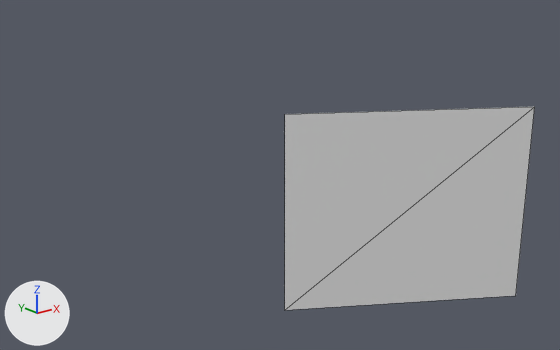
The glTF model content/proxies/UN_ninfeo_1.glb, before and after one commit.
Before and after are seen from a camera (50 mm lens) standing at (-278.45, 398.75, 553.83) and looking at (-270.19, 409.08, 549.7). Arrows for +X, +Y and +Z are at lower left; the lights stay in place. Mesh edges are drawn as thin lines. Where no turn or scale is listed for an object, it has been applied to the vertices.

In view in the first picture: 'UN_ninfeo_1'.
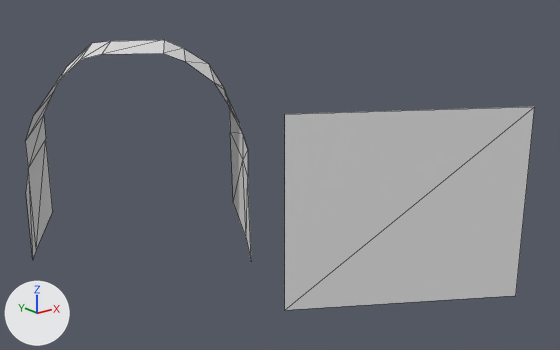
Boxes (x1, y1, x2, y2) around the edits, measured in the pictures (560 x 350 px):
'UN_ninfeo_1', reshaped (104% wider, 33% taller)
    before: (285, 107, 535, 310)
    after: (25, 40, 535, 310)
part 1 of me_plane_005, added
    after: (25, 40, 251, 259)

What changed in the scene script:
```text
Change me_plane_005:
    used by ob_un_ninfeo_1; location = (-270.09, 407.5, 548.7)
    remove me_plane_005.from_pydata(...)  # 4 vertices, 2 faces; spans x -0.86..2.68, y -1.61..0.51, z -1.0..2.4
    add me_plane_005.from_pydata(...)  # 39 vertices, 38 faces; spans x -3.97..2.68, y -1.61..5.72, z -1.0..3.18
    me_plane_005 part 1: a new loose piece of 35 vertices spanning x -3.97..0.46, y 1.17..5.72, z -0.27..3.18
```
